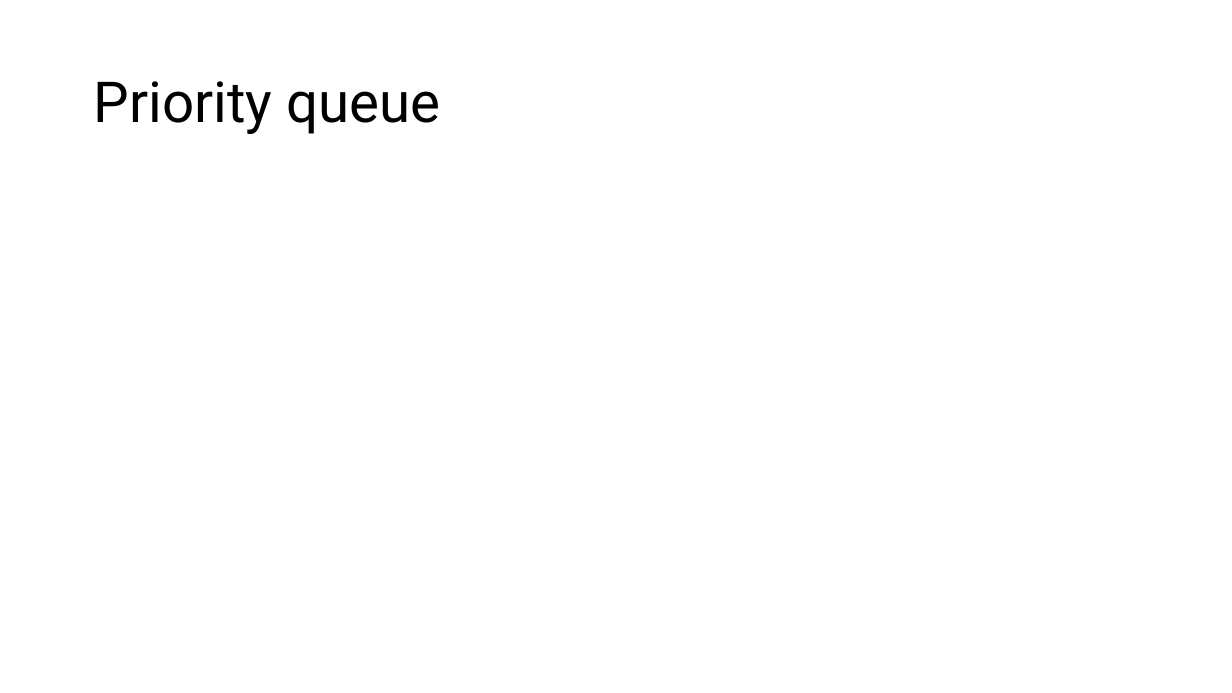
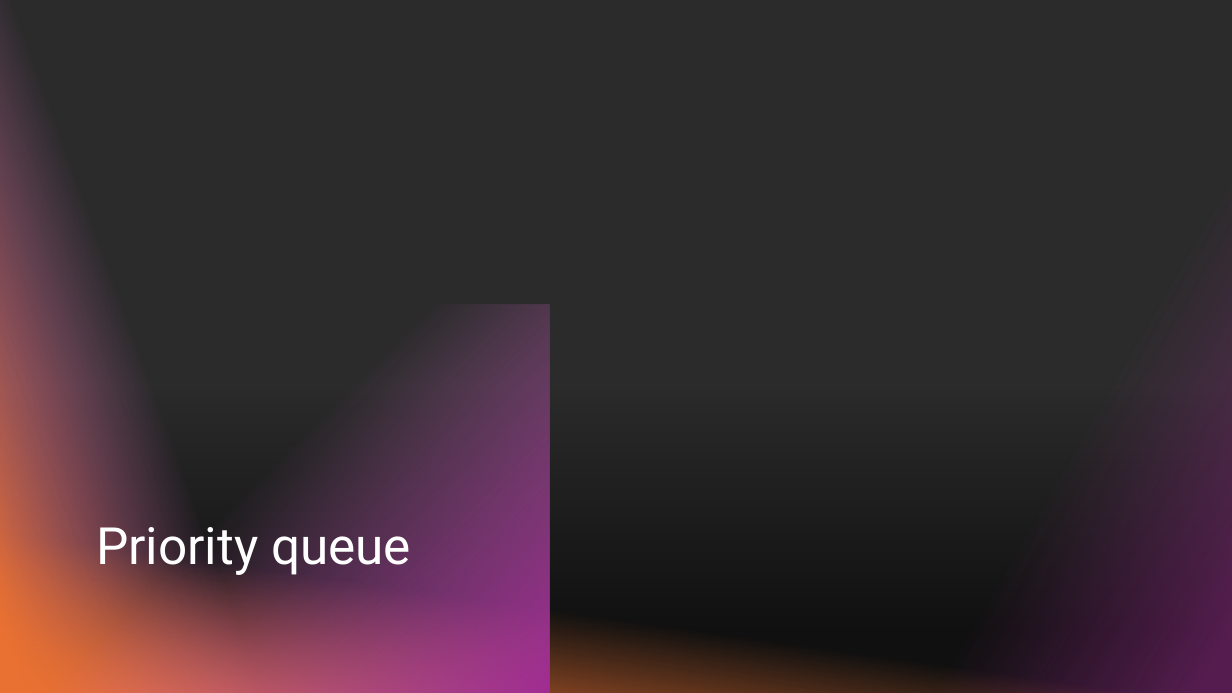
Before and after one commit to RobertNagy299/dsa-i-teaching, a slide deck: slide 52 of MyOwnPresentations/Abstract_Datatypes_V.pptx. Drawn at 1232x693 pixels with LibreOffice and Linux fonts; fonts in the diff are those of the drawing; background and template pictures are left out; a plain dark background stands for a picture behind light text. Boxes give left, top, right and bottom in pixels: in the first picture for what was removed or moved away, otherwise in the second. Text is boxed around its words. In the diff, an @@ line names an element or a change of style, - is before the commit and + after.

```diff
--- a/MyOwnPresentations/Abstract_Datatypes_V.pptx
+++ b/MyOwnPresentations/Abstract_Datatypes_V.pptx
@@ background #FFFFFF to picture (left out) @@
@@ rectangle added at [0,0,287,693], fill gradient #E97132 to #D86ECC @@
@@ rectangle added at [913,2,1232,693], fill gradient #A02B93 @@
@@ rectangle added at [0,304,550,693], fill gradient #A02B93 to #D86ECC @@
@@ rectangle added at [0,390,1232,693], fill gradient #000000 @@
@@ title "Priority queue": place and size @@
-title "Priority queue" at [94,81,440,134]
+title "Priority queue" at [96,517,411,577]
@@ title "Priority queue" at [96,517,411,577]: size 44 to 40 pt, text colour #000000 to #FFFFFF; vertical alignment middle to bottom @@
@@ rectangle added at [0,534,1232,693], fill gradient #E97132 @@
```
Also in this commit, not shown: 2 other slides changed, 14 slides added, 1 slide removed, 5 other files.
